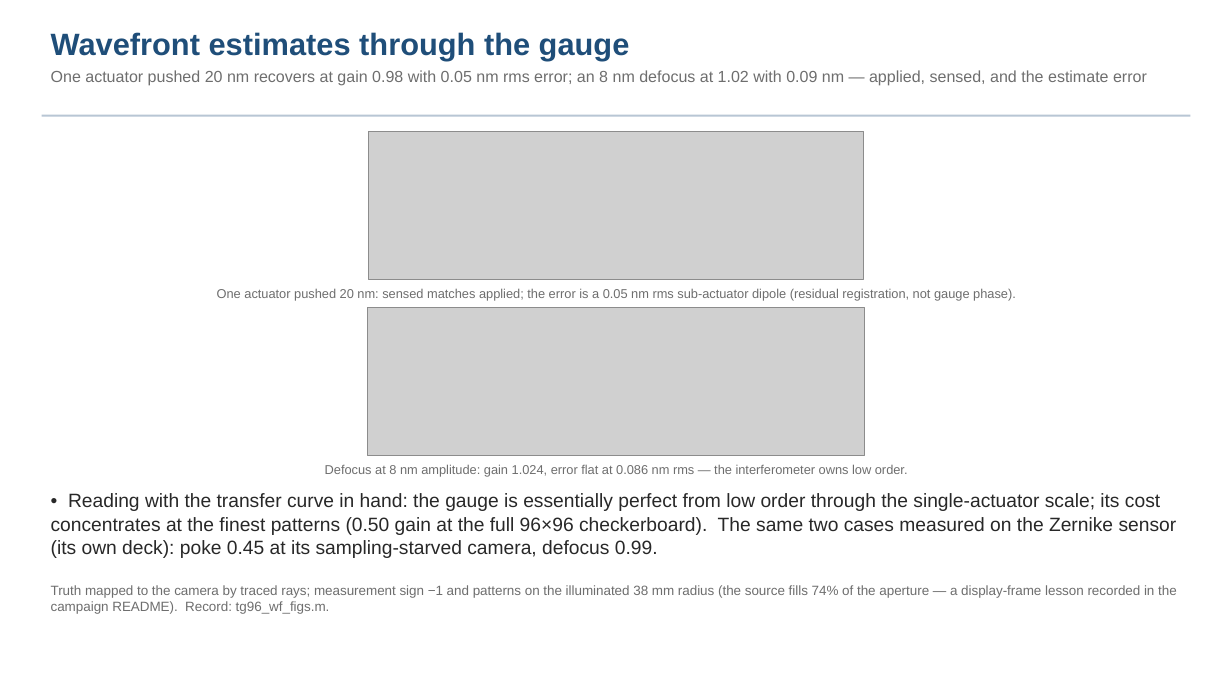
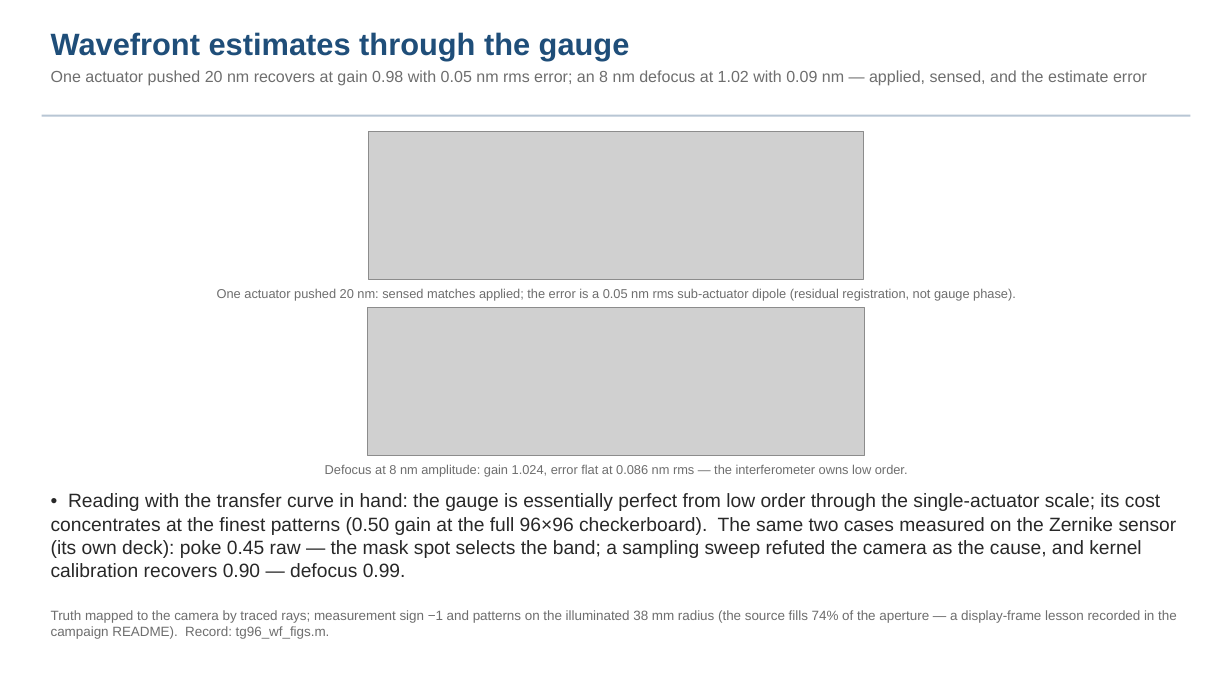
Before and after one commit to nasa-jpl/macos, a slide deck: slide 15 of demo_session/deck_tg_fang.pptx. Drawn at 1232x693 pixels with LibreOffice and Linux fonts; fonts in the diff are those of the drawing; grey boxes stand for pictures. Boxes give left, top, right and bottom in pixels: in the first picture for what was removed or moved away, otherwise in the second. Text is boxed around its words. In the diff, an @@ line names an element or a change of style, - is before the commit and + after.

```diff
--- a/demo_session/deck_tg_fang.pptx
+++ b/demo_session/deck_tg_fang.pptx
@@ text at (x1=51, y1=493, x2=1177, y2=577): text changed @@
-• Reading with the transfer curve in hand: the gauge is essentially perfect from low order through the single-actuator scale; its cost concentrates at the finest patterns (0.50 gain at the full 96×96 checkerboard). The same two cases measured on the Zernike sensor (its own deck): poke 0.45 at its sampling-starved camera, defocus 0.99.
+• Reading with the transfer curve in hand: the gauge is essentially perfect from low order through the single-actuator scale; its cost concentrates at the finest patterns (0.50 gain at the full 96×96 checkerboard). The same two cases measured on the Zernike sensor (its own deck): poke 0.45 raw — the mask spot selects the band; a sampling sweep refuted the camera as the cause, and kernel calibration recovers 0.90 — defocus 0.99.
@@ text "Truth mapped to the camera ..." moved from (x1=51, y1=585, x2=1177, y2=614) to (x1=51, y1=610, x2=1177, y2=639) @@
```
Also in this commit, not shown: 3 other slides changed, 3 slides added, 1 other file.
